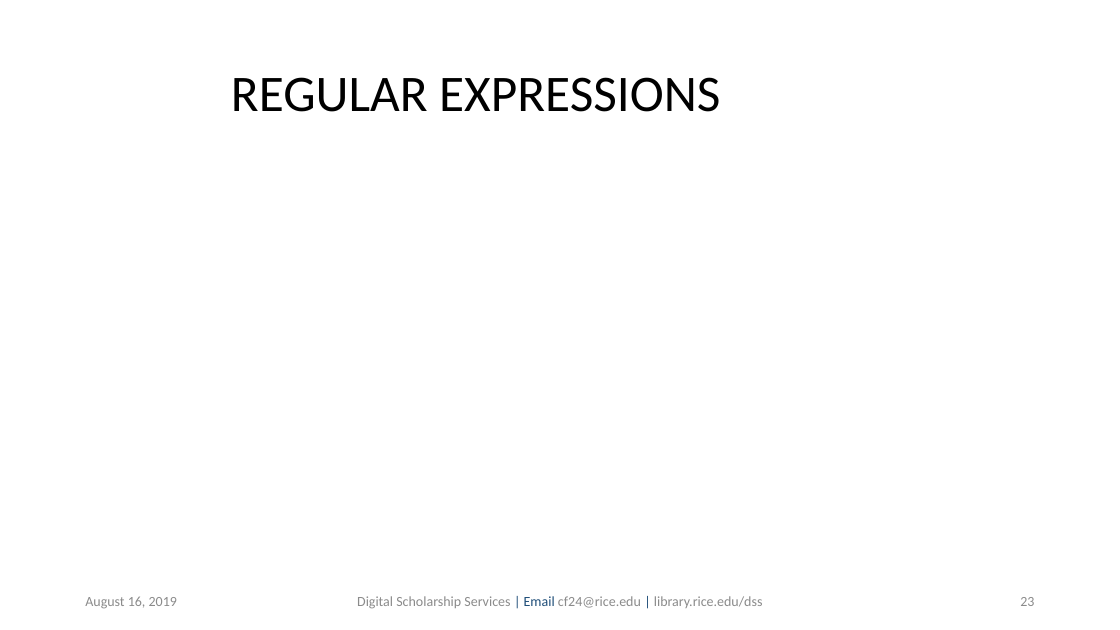
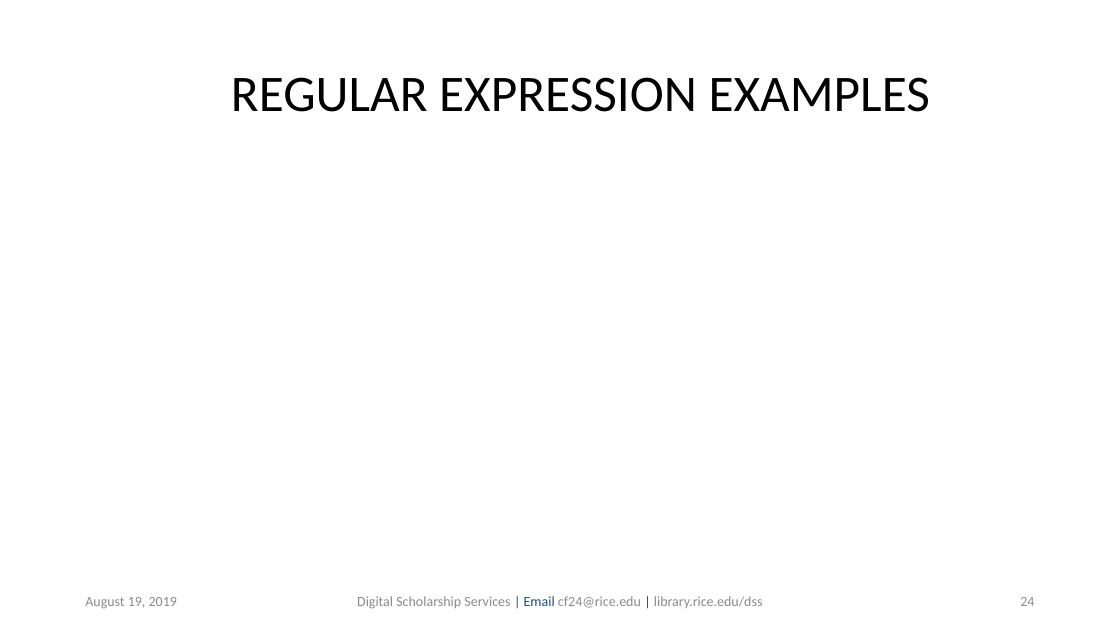
Before and after one commit to bakitybacon/rice-data-and-donuts, a slide deck: slide 24 of bash/Introduction to Bash.pptx (slide 23 before the commit). Drawn at 1120x630 pixels with LibreOffice and Linux fonts; fonts in the diff are those of the drawing; background and template pictures are left out. Boxes give left, top, right and bottom in pixels: in the first picture for what was removed or moved away, otherwise in the second. Text is boxed around its words. In the diff, an @@ line names an element or a change of style, - is before the commit and + after.

```diff
--- a/bash/Introduction to Bash.pptx
+++ b/bash/Introduction to Bash.pptx
@@ title at [231, 77, 930, 112]: text changed @@
-REGULAR EXPRESSIONS
+REGULAR EXPRESSION EXAMPLES
@@ text at [85, 597, 177, 609]: text changed @@
-August 16, 2019
+August 19, 2019
@@ page number at [1020, 597, 1034, 606]: text changed @@
-23
+24
```
Also in this commit, not shown: 45 other slides changed, 1 slide added.
